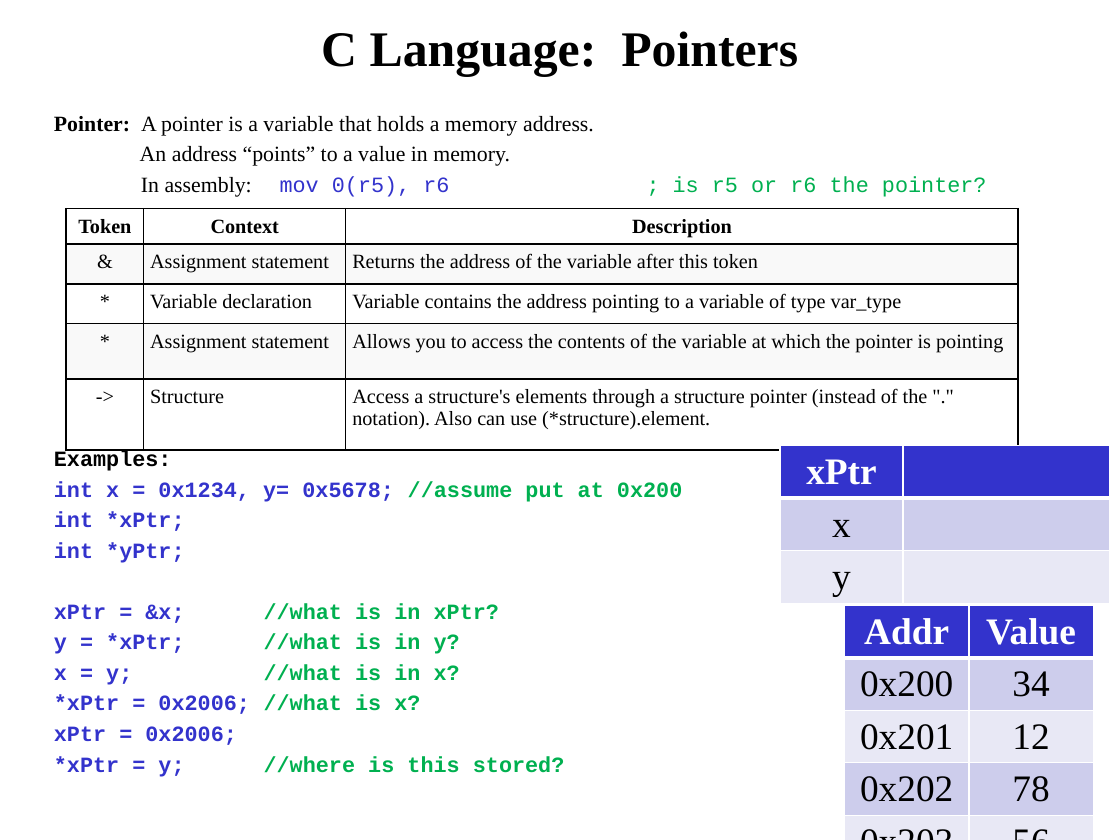
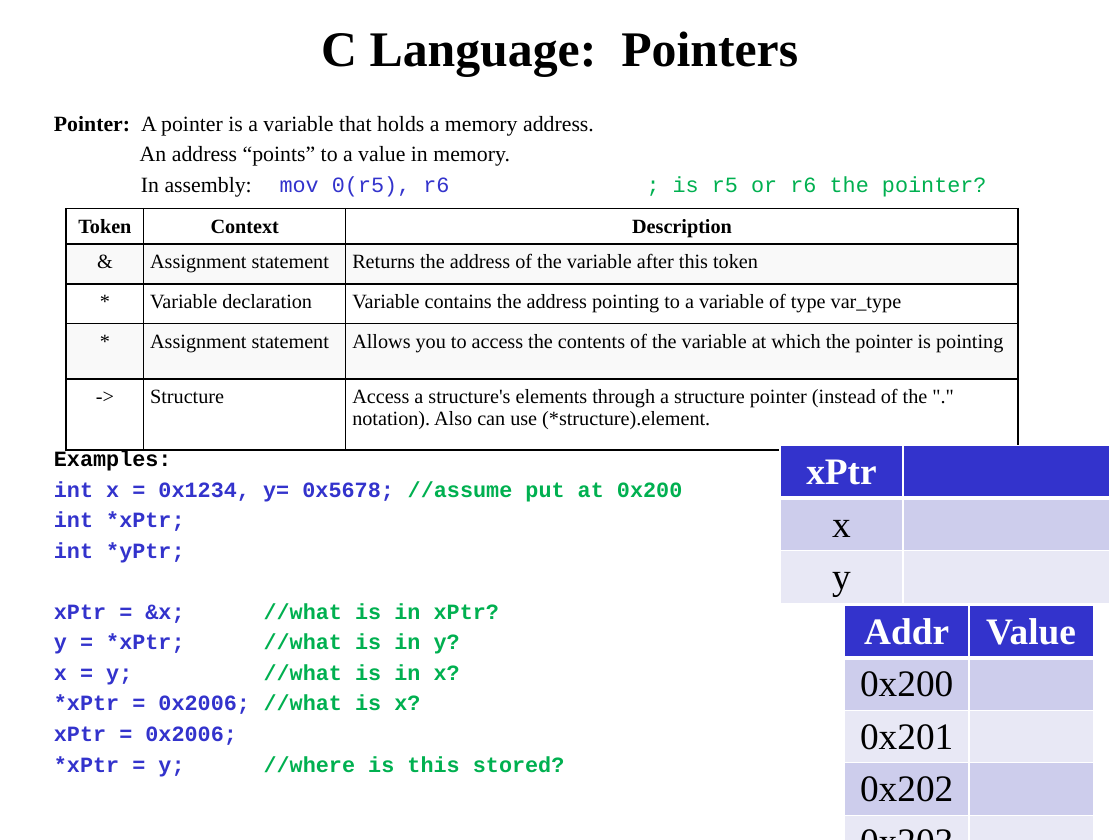
Before and after one commit to pw4rn3r/ECE382, a slide deck: slide 2 of notes/L21/Lsn21.pptx. Drawn at 1120x840 pixels with LibreOffice and Linux fonts; fonts in the diff are those of the drawing. Boxes give left, top, right and bottom in pixels: in the first picture for what was removed or moved away, otherwise in the second. Text is boxed around its words. In the diff, an @@ line names an element or a change of style, - is before the commit and + after.

```diff
--- a/notes/L21/Lsn21.pptx
+++ b/notes/L21/Lsn21.pptx
@@ table at (844,605,1093,832) @@
-row 2, column 2: 34
+row 2, column 2: 
-row 3, column 2: 12
+row 3, column 2: 
-row 4, column 2: 78
+row 4, column 2: 
-row 5, column 2: 56
+row 5, column 2: 
```
Also in this commit, not shown: 1 other slide changed.
